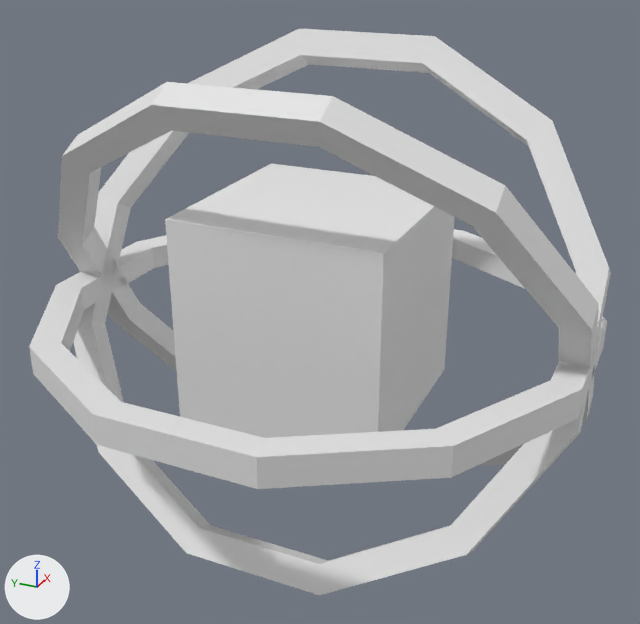
An edit to the Blender file dist/Release/MinGW-Windows/data/models/players/thecube.blend, drawn before and after from the same camera.
One viewpoint serves both versions: a 50 mm lens placed at (-0.665, -0.3, 0.323), pointed at (-0.003, -0.002, -0.008). Arrows for +X, +Y and +Z are at lower left; the lights stay in place.
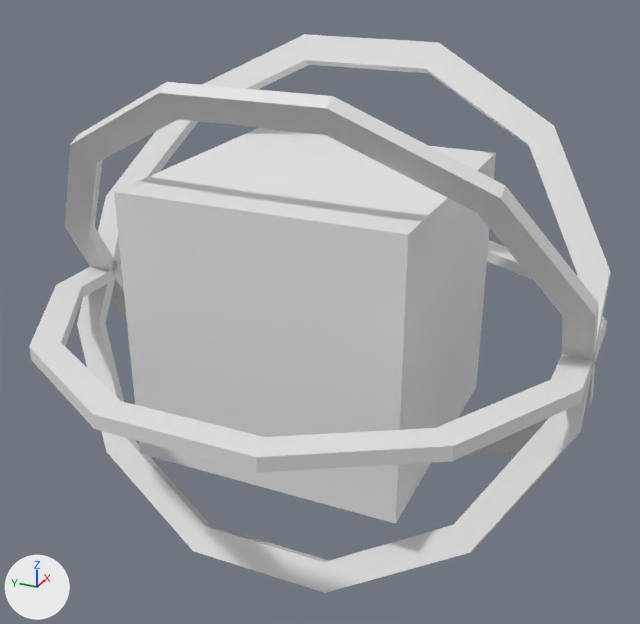
The newer file is also rescaled (x2.071) as a whole; pictures and numbers use the older file's frame.

Changed parts and their boxes [x1, y1, x2, y2] in the pictures (640 x 624 px):
'Cube', rescaled
    before: [165, 164, 454, 438]
    after: [114, 128, 496, 524]
'Circle.002', rescaled
    before: [73, 29, 611, 595]
    after: [77, 34, 611, 593]
'Circle', rescaled
    before: [58, 82, 599, 466]
    after: [65, 82, 599, 455]
'Circle.001', rescaled (11% shorter)
    before: [29, 229, 607, 489]
    after: [29, 241, 607, 473]

The change, as a list of edits to the scene's bpy script:
```text
Change ob_circle_002:
    ob_circle_002.scale: (0.25, 0.25, 0.25) -> (0.25, 0.25, 0.121)
Change ob_cube:
    ob_cube.scale: (0.0938, 0.0938, 0.0938) -> (0.121, 0.121, 0.121)
Change ob_circle_001:
    ob_circle_001.scale: (0.25, 0.25, 0.25) -> (0.25, 0.25, 0.121)
Change ob_circle:
    ob_circle.scale: (0.25, 0.25, 0.25) -> (0.25, 0.25, 0.121)
```
